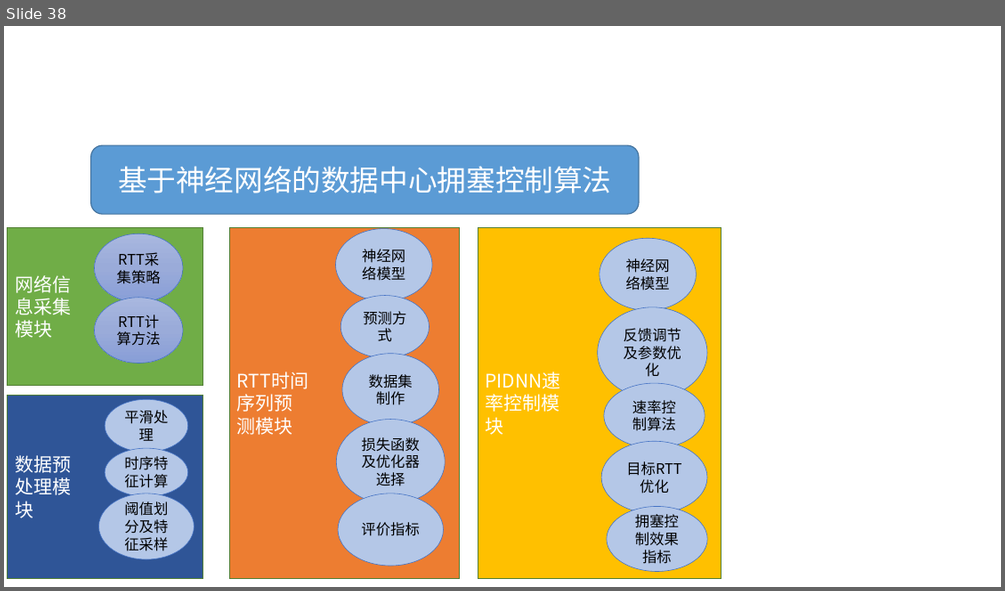
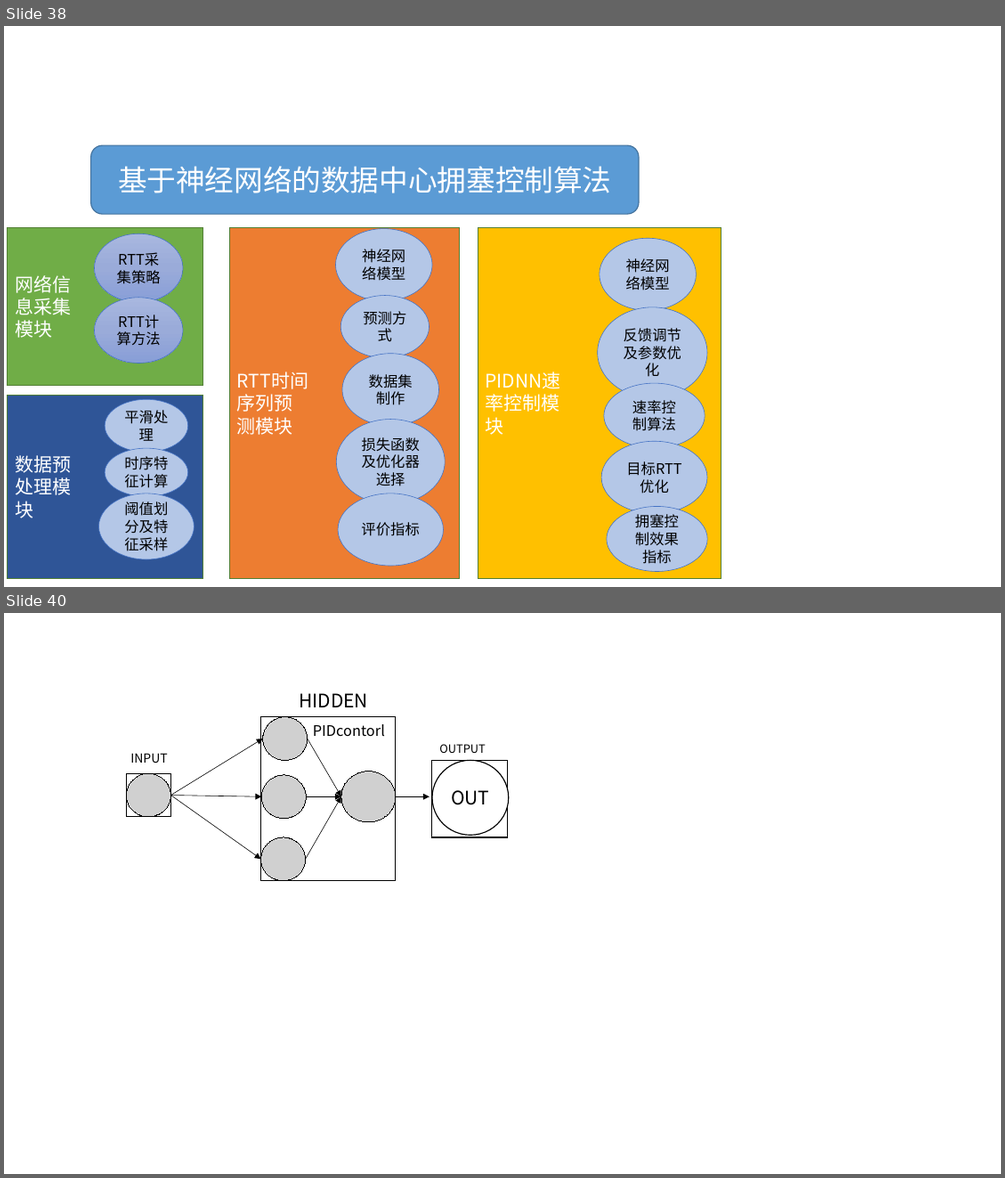
Before and after one commit to JinPeng-Zhang/DCN-LSTM_PID-congestion-control, a slide deck: paper/毕设思路 [自动保存的] [自动保存的].pptx. Shown one above the other, each under a label of ours: slide 38 before the commit, slides 38 and 40 after it; the slides between them are not shown. The pictures are 1005x591 and 1005x1178 pixels, drawn with LibreOffice and Linux fonts; fonts in the diff are those of the drawing; grey boxes stand for pictures. Boxes give left, top, right and bottom in pixels: in the first picture for what was removed or moved away, otherwise in the second. Text is boxed around its words. In the diff, an @@ line names an element or a change of style, - is before the commit and + after.

```diff
--- a/paper/毕设思路 [自动保存的] [自动保存的].pptx
+++ b/paper/毕设思路 [自动保存的] [自动保存的].pptx
@@ slide 40 added at (4, 613, 1001, 1174), background #FFFFFF @@
@@ rectangle added at (261, 717, 396, 881), fill #FFFFFF, outline #000000 1 pt @@
@@ picture added at (263, 717, 307, 761) @@
@@ text added at (299, 693, 368, 707), 18 pt, text #000000 @@
+HIDDEN
@@ arrow added from (170, 795) to (263, 738), #000000 0.5 pt @@
@@ arrow added from (307, 738) to (341, 797), #000000 0.5 pt @@
@@ text added at (313, 724, 385, 737), 14 pt, text #000000 @@
+PIDcontorl
@@ text added at (439, 744, 485, 753), 11 pt, text #000000 @@
+OUTPUT
@@ text added at (130, 753, 168, 763), 12 pt, text #000000 @@
+INPUT
@@ picture added at (341, 771, 396, 822) @@
@@ rectangle added at (432, 761, 508, 837), fill #FFFFFF, outline #000000 1 pt @@
@@ ellipse added at (432, 761, 509, 835), fill #FFFFFF, outline #000000 1 pt, 18 pt, text #000000 @@
+OUT
@@ rectangle added at (127, 774, 171, 817), fill #FFFFFF, outline #000000 1 pt @@
@@ picture added at (127, 774, 171, 817) @@
@@ arrow added from (170, 795) to (261, 797), #000000 0.5 pt @@
@@ arrow added from (170, 795) to (261, 859), #000000 0.5 pt @@
@@ picture added at (261, 775, 306, 819) @@
@@ arrow added from (306, 797) to (341, 797), #000000 0.5 pt @@
@@ arrow added from (306, 859) to (341, 797), #000000 0.5 pt @@
@@ arrow added from (396, 797) to (429, 797), #000000 0.5 pt @@
@@ picture added at (261, 837, 306, 881) @@
```
Also in this commit, not shown: 1 other slide added, 6 other files.
